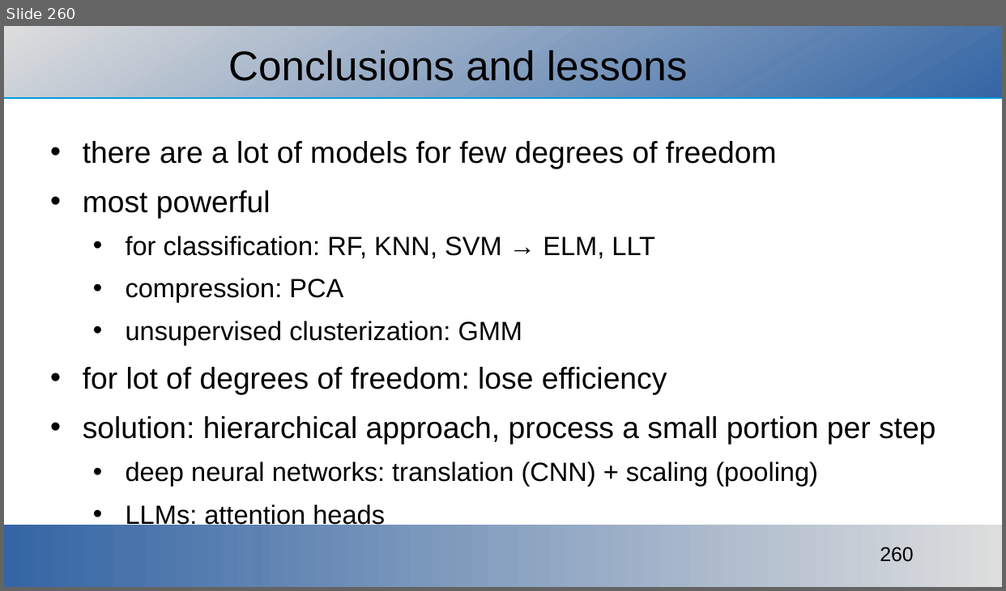
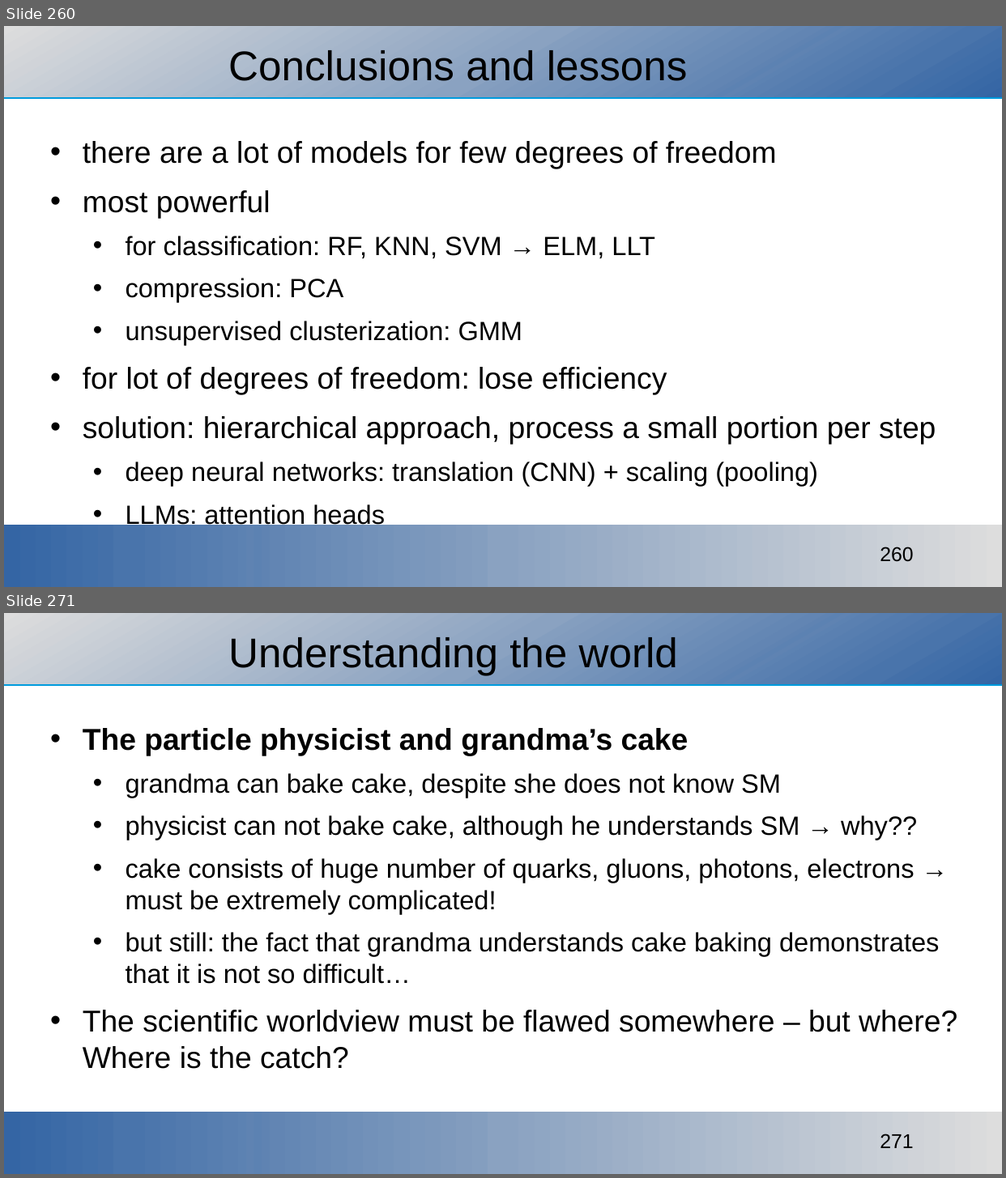
Before and after one commit to ajakovac/ML-in-Practice-I, a slide deck: ML in practice.odp. Shown one above the other, each under a label of ours: slide 260 before the commit, slides 260 and 271 after it; the slides between them are not shown. The pictures are 1006x591 and 1006x1178 pixels, drawn with LibreOffice and Linux fonts; fonts in the diff are those of the drawing; background and template pictures are left out. Boxes give left, top, right and bottom in pixels: in the first picture for what was removed or moved away, otherwise in the second. Text is boxed around its words. In the diff, an @@ line names an element or a change of style, - is before the commit and + after.

```diff
--- a/ML in practice.odp
+++ b/ML in practice.odp
@@ slide 271 added at box(4, 613, 1002, 1174), background #FFFFFF; not listed: 3 template elements that a slide beside it also shows @@
@@ title added at box(228, 637, 678, 675), 33 pt, text #000000 @@
+Understanding the world
@@ text added at box(83, 728, 957, 1069), 21 pt, text #000000 @@
+• The particle physicist and grandma’s cake
+  • grandma can bake cake, despite she does not know SM
+  • physicist can not bake cake, although he understands SM → why??
+  • cake consists of huge number of quarks, gluons, photons, electrons → must be extremely complicated!
+  • but still: the fact that grandma understands cake baking demonstrates that it is not so difficult…
+• The scientific worldview must be flawed somewhere – but where? Where is the catch?
```
Also in this commit, not shown: 19 other slides added, 2 other files.
